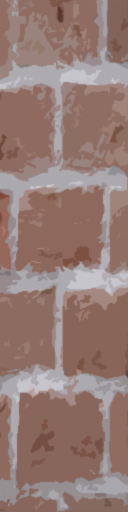
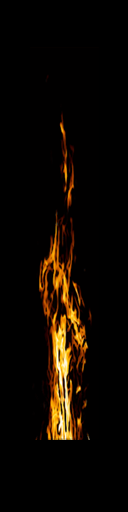
The second (128, 512) image is a revision of the first. Changes to its layers:
renamed "Layer 1 copy 3" to "Layer 1 copy 2", showed it, moved it above "Layer 1 copy", painted on it over box(0, 0, 128, 512)
removed layer "Layer 2 copy" over box(0, 0, 128, 512)
hid "Layer 2", painted on it over box(0, 0, 128, 512)
painted on "Layer 0" over box(0, 0, 128, 512)
